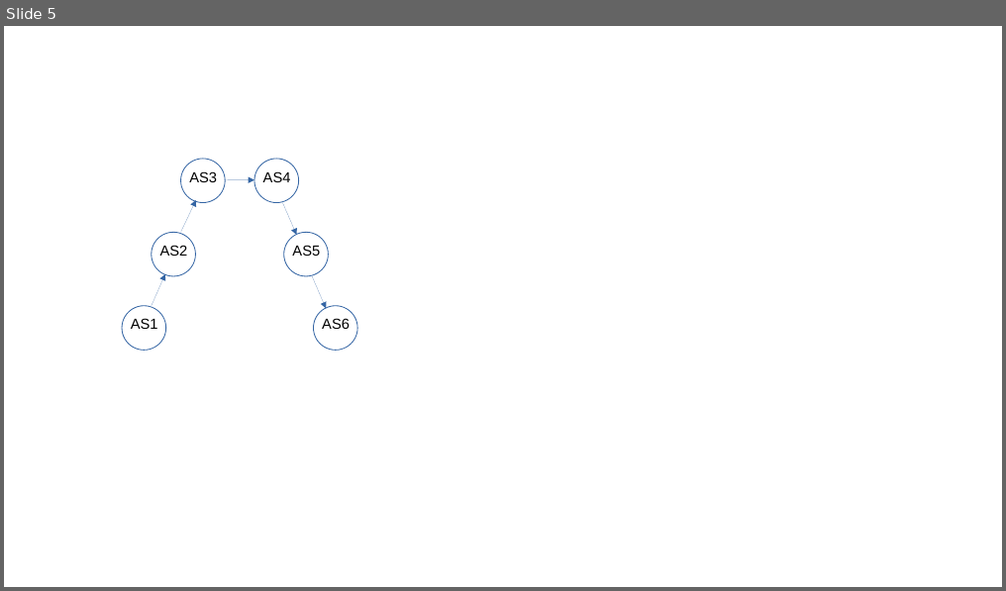
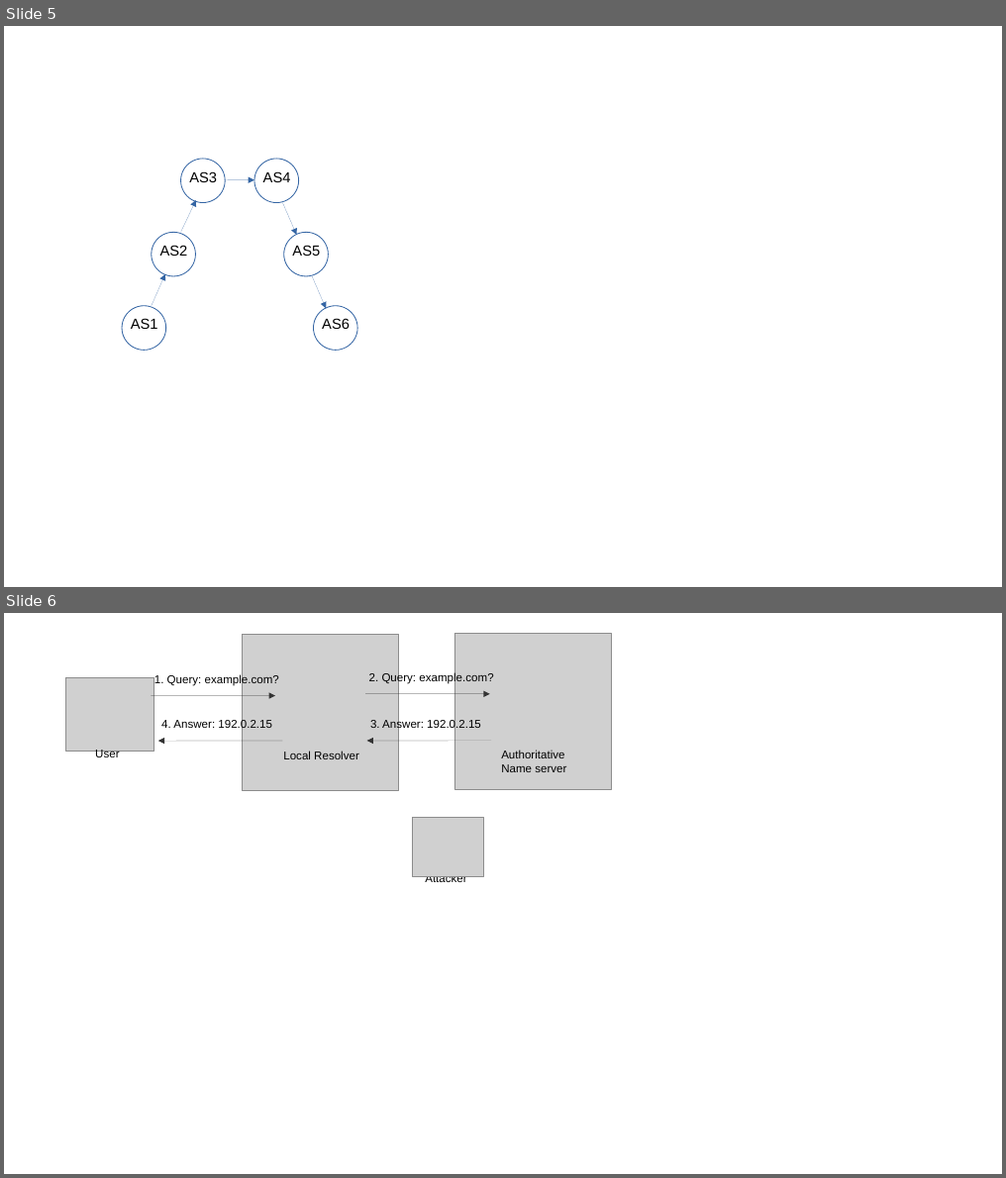
Before and after one commit to SystemsApproach/security, a slide deck: figures/SecurityFigs.odp. Shown one above the other, each under a label of ours: slide 5 before the commit, slides 5 and 6 after it. The pictures are 1006x591 and 1006x1178 pixels, drawn with LibreOffice and Linux fonts; fonts in the diff are those of the drawing; grey boxes stand for pictures. Boxes give left, top, right and bottom in pixels: in the first picture for what was removed or moved away, otherwise in the second. Text is boxed around its words. In the diff, an @@ line names an element or a change of style, - is before the commit and + after.

```diff
--- a/figures/SecurityFigs.odp
+++ b/figures/SecurityFigs.odp
@@ slide 6 added at (x1=4, y1=613, x2=1002, y2=1174), background #FFFFFF @@
@@ picture added at (x1=242, y1=634, x2=399, y2=790) @@
@@ picture added at (x1=454, y1=633, x2=611, y2=789) @@
@@ picture added at (x1=66, y1=678, x2=154, y2=752) @@
@@ arrow added from (151, 695) to (275, 695), #333333 0 pt @@
@@ text added at (x1=154, y1=674, x2=279, y2=686), 11 pt, text #000000 @@
+1. Query: example.com?
@@ arrow added from (365, 694) to (490, 694), #333333 0 pt @@
@@ text added at (x1=369, y1=672, x2=493, y2=684), 11 pt, text #000000 @@
+2. Query: example.com?
@@ text added at (x1=161, y1=719, x2=272, y2=731), 11 pt, text #000000 @@
+4. Answer: 192.0.2.15
@@ text added at (x1=370, y1=719, x2=481, y2=731), 11 pt, text #000000 @@
+3. Answer: 192.0.2.15
@@ text added at (x1=95, y1=750, x2=119, y2=761), 11 pt, text #000000 @@
+User
@@ arrow added from (282, 741) to (158, 741), #333333 0 pt @@
@@ text added at (x1=283, y1=751, x2=359, y2=760), 11 pt, text #000000 @@
+Local Resolver
@@ arrow added from (491, 741) to (367, 741), #333333 0 pt @@
@@ text added at (x1=501, y1=750, x2=566, y2=772), 11 pt, text #000000 @@
+Authoritative
+Name server
@@ picture added at (x1=412, y1=817, x2=483, y2=876) @@
@@ text added at (x1=425, y1=876, x2=466, y2=885), 11 pt, text #000000 @@
+Attacker
```
Also in this commit, not shown: 1 other slide added, 2 other files.
